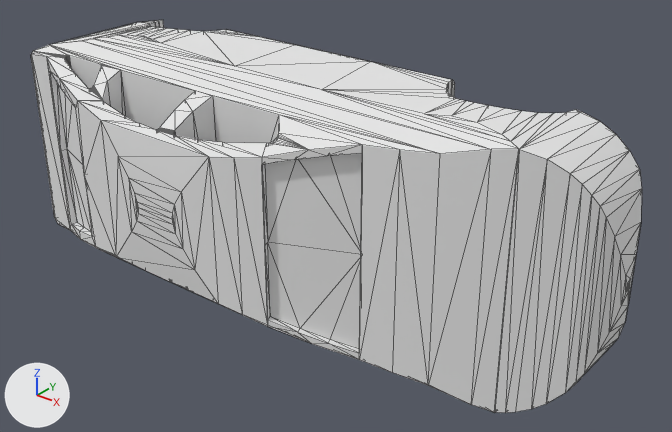
Before and after pictures for a commit that changed the OBJ model assets/sedan_body.obj.
One viewpoint serves both versions: a 50 mm camera at (40.1, -50.0, 27.2) aimed at (3.6, -4.4, -1.0). Arrows for +X, +Y and +Z are at lower left; the lights stay in place. Mesh edges are drawn as thin lines. Where no turn or scale is listed for an object, it has been applied to the vertices. Vertices at the same position are counted once.

The first picture shows 'Fusion'.
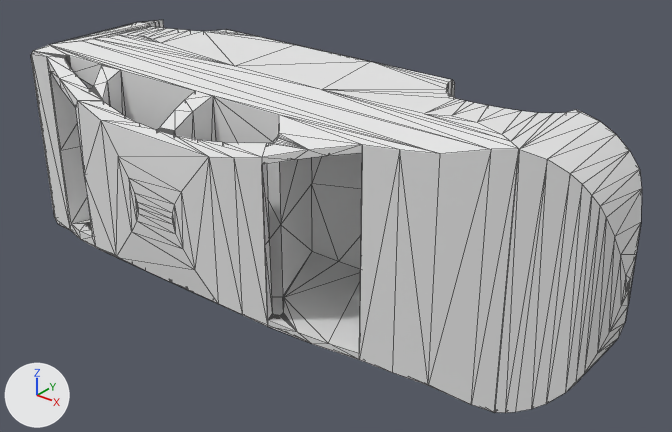
Boxes (x1, y1, x2, y2) around the edits, measured in the pictures (672 x 432 px):
part 1 of me_fusion, built on: (50, 55, 362, 353) in both

The change, as a diff of the scene's bpy script:
```diff
--- a/assets/sedan_body.obj.py
+++ b/assets/sedan_body.obj.py
@@ me_fusion @@
 # used by ob_fusion; location = (0.0, 0.0, 0.0)
-me_fusion.from_pydata(...)  # 491 vertices, 990 faces; spans x -24.0..24.0, y -13.4..0.0, z -9.4..9.4
+me_fusion.from_pydata(...)  # 569 vertices, 1154 faces; spans x -24.0..24.0, y -13.4..0.0, z -9.4..9.4
+# me_fusion part 1
+# 17 vertices are removed from x -19.1..7.7, y -11.8..-9.9, z -6.5..6.5
+# 163 faces are deleted
+# 3 vertices move from x 9.6, y -9.3, z -6.9..7.0 to x 5.9, y -0.6, z -6.9..6.9
+# 37 vertices are added at x -17.6..4.0, y -11.4..-1.4, z -6.5..6.5
+# 11 new vertices lie (0.0, 0.0, -1.3) away from vertices in x -18.2..4.1, y -10.7..-9.4, z 7.0..7.6
+# 11 new vertices lie (0.0, 0.0, 1.3) away from vertices in x -18.2..4.1, y -10.7..-9.4, z -7.6..-7.0
+# 7 new vertices lie (0.0, 0.0, -1.2) away from vertices in x -18.2..4.2, y -11.1..-9.6, z 6.8..7.5
+# 7 new vertices lie (0.0, 0.0, 1.2) away from vertices in x -18.2..4.2, y -11.1..-9.6, z -7.5..-6.8
+# 6 new vertices lie (0.0, 0.0, -1.1) away from vertices in x 3.8..4.1, y -11.4..-11.2, z 6.6..6.7
+# 6 new vertices lie (0.0, 0.0, 1.1) away from vertices in x 3.8..4.1, y -11.4..-11.2, z -6.7..-6.6
+# 5 new vertices lie (0.0, 0.0, -2.1) away from vertices in x -14.3..3.0, y -9.4, z 7.6
+# 5 new vertices lie (0.0, 0.0, 2.1) away from vertices in x -14.3..3.0, y -9.4, z -7.6
+# 327 new faces join them
 me_fusion.materials.append(mat_color_808080)
```
